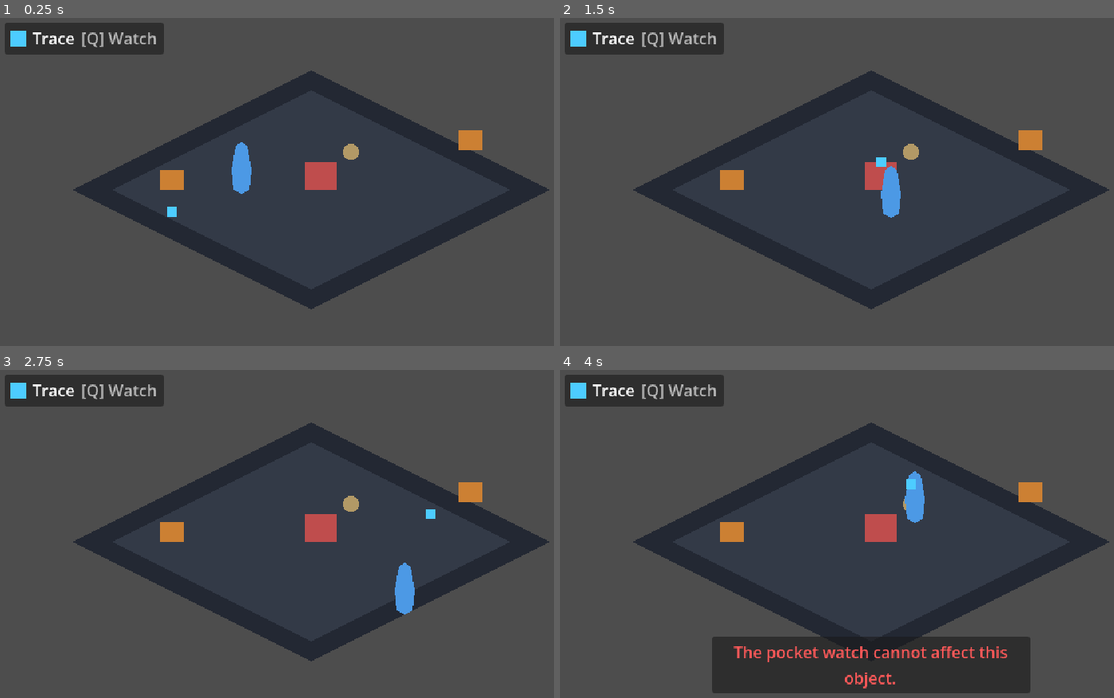
Above: before the commit, frames 1-4 (two rows, left to right).
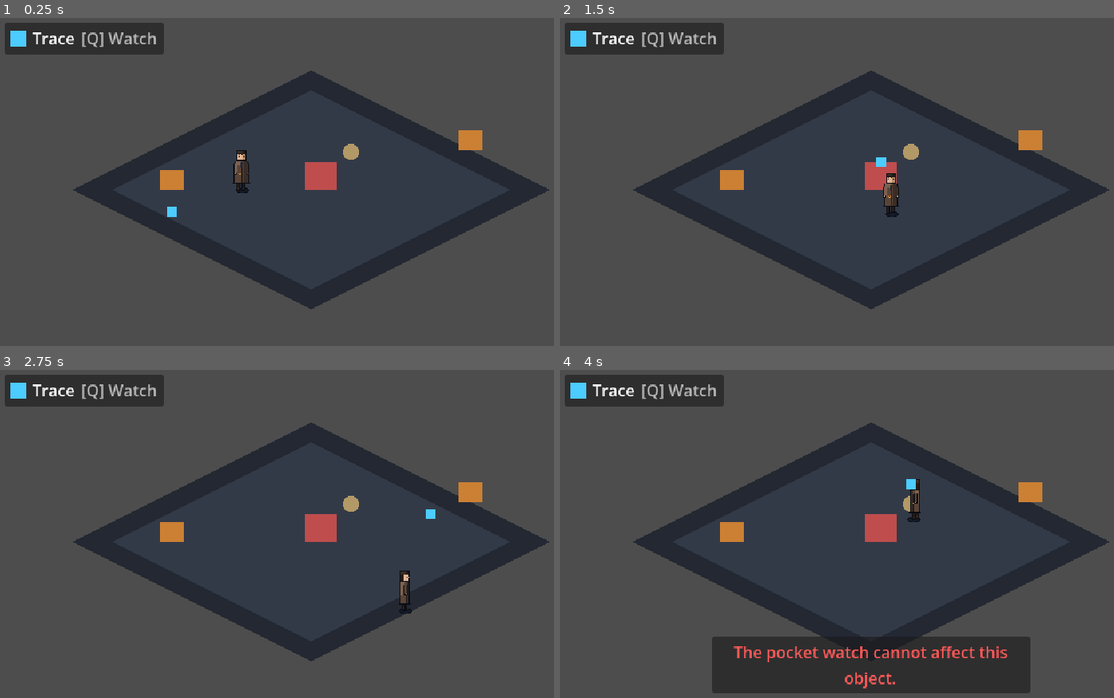
Above: after the commit, the same moments.

Repository: Zeeynrs/the-last-frame
Game: Godot game, scene res://scenes/test/TemporalTestRoom.tscn
The game is run twice, just before and just after one commit, with the same random seed, the same clock (stepped at 60 frames per second) and the same inputs. This scene is started directly instead of the project's main scene.
Inputs (mouse positions are in pixels of both pictures, inside the frame that each line leads up to):
- Up to frame 1 (0.25 s): no input
- Up to frame 2 (1.5 s): tap Enter at 0.5 s; move the mouse to (1008, 172) at 0.52 s; hold D (move_right) 0.53-1.28 s; tap Mouse wheel down (ability_next) at 0.6 s; click (1008, 172) at 0.67 s; tap Space at 0.77 s; move the mouse to (742, 208) at 1.27 s; hold S (move_down) from 1.28 s (still down); tap Mouse wheel up (ability_prev) at 1.35 s
- Up to frame 3 (2.75 s): tap Space at 1.52 s; move the mouse to (376, 461) at 2.02 s; release S (move_down) at 2.03 s; hold D (move_right) from 2.03 s (still down); click (376, 461) at 2.1 s
- Up to frame 4 (4 s): move the mouse to (837, 612) at 2.77 s; release D (move_right) at 2.78 s; hold W (move_up) 2.78-3.53 s; tap E (interact) at 2.85 s; click (837, 612) at 2.92 s; tap Space at 3.02, 3.77 s; move the mouse to (1064, 596) at 3.52 s; hold A (move_left) from 3.53 s (still down); tap J (journal) at 3.6 s

The runs differ from the first frame. In frame 1, 0.4% of the frame differs, in the area x 41-46%, y 37-54%; in frame 2, 0.4%; in frame 3, 0.4%; in frame 4, 0.4%.

Commit message:
feat(player): Elias sprite sheet 8-directional idle and walk animations

Diff:
--- a/scenes/player/Player.tscn
+++ b/scenes/player/Player.tscn
@@ -1,7 +1,8 @@
-[gd_scene format=3]
+[gd_scene load_steps=6 format=3]
 
 [ext_resource type="Script" path="res://scripts/player/player.gd" id="1_player"]
 [ext_resource type="Script" path="res://scripts/player/pocket_watch.gd" id="2_watch"]
+[ext_resource type="SpriteFrames" path="res://scenes/player/elias_sprite_frames.tres" id="3_frames"]
 
 [sub_resource type="CapsuleShape2D" id="CapsuleShape2D_body"]
 radius = 6.0
@@ -15,9 +16,10 @@
 collision_mask = 1
 script = ExtResource("1_player")
 
-[node name="Visual" type="Polygon2D" parent="."]
-color = Color(0.3, 0.6, 0.9, 1)
-polygon = PackedVector2Array(-8, 0, -10, -20, -6, -44, 0, -48, 6, -44, 10, -20, 8, 0, 0, 4)
+[node name="Sprite" type="AnimatedSprite2D" parent="."]
+position = Vector2(0, -20)
+sprite_frames = ExtResource("3_frames")
+animation = &"idle_s"
 
 [node name="CollisionShape2D" type="CollisionShape2D" parent="."]
 position = Vector2(0, -4)
--- /dev/null
+++ b/scenes/player/elias_sprite_frames.tres
@@ -0,0 +1,646 @@
+[gd_resource type="SpriteFrames" format=3]
+
+[ext_resource type="Texture2D" path="res://assets/characters/ch01/ch01_char_elias_base_sheet.png" id="1_m1gl4"]
+
+[sub_resource type="AtlasTexture" id="AtlasTexture_jjfcc"]
+atlas = ExtResource("1_m1gl4")
+region = Rect2(640, 0, 32, 48)
+
+[sub_resource type="AtlasTexture" id="AtlasTexture_shkh1"]
+atlas = ExtResource("1_m1gl4")
+region = Rect2(672, 0, 32, 48)
+
+[sub_resource type="AtlasTexture" id="AtlasTexture_rxa4n"]
+atlas = ExtResource("1_m1gl4")
+region = Rect2(704, 0, 32, 48)
+
+[sub_resource type="AtlasTexture" id="AtlasTexture_k5hh3"]
+atlas = ExtResource("1_m1gl4")
+region = Rect2(736, 0, 32, 48)
+
+[sub_resource type="AtlasTexture" id="AtlasTexture_pev24"]
+atlas = ExtResource("1_m1gl4")
+region = Rect2(1280, 0, 32, 48)
+
+[sub_resource type="AtlasTexture" id="AtlasTexture_dtohl"]
+atlas = ExtResource("1_m1gl4")
+region = Rect2(1312, 0, 32, 48)
+
+[sub_resource type="AtlasTexture" id="AtlasTexture_px7ea"]
+atlas = ExtResource("1_m1gl4")
+region = Rect2(1344, 0, 32, 48)
+
+[sub_resource type="AtlasTexture" id="AtlasTexture_j8bly"]
+atlas = ExtResource("1_m1gl4")
+region = Rect2(1376, 0, 32, 48)
+
+[sub_resource type="AtlasTexture" id="AtlasTexture_7stec"]
+atlas = ExtResource("1_m1gl4")
+region = Rect2(960, 0, 32, 48)
+
+[sub_resource type="AtlasTexture" id="AtlasTexture_y6qr0"]
+atlas = ExtResource("1_m1gl4")
+region = Rect2(992, 0, 32, 48)
+
+[sub_resource type="AtlasTexture" id="AtlasTexture_0r387"]
+atlas = ExtResource("1_m1gl4")
+region = Rect2(1024, 0, 32, 48)
+
+[sub_resource type="AtlasTexture" id="AtlasTexture_4p4s1"]
+atlas = ExtResource("1_m1gl4")
+region = Rect2(1056, 0, 32, 48)
+
+[sub_resource type="AtlasTexture" id="AtlasTexture_43ay1"]
+atlas = ExtResource("1_m1gl4")
+region = Rect2(1600, 0, 32, 48)
+
+[sub_resource type="AtlasTexture" id="AtlasTexture_48hyj"]
+atlas = ExtResource("1_m1gl4")
+region = Rect2(1632, 0, 32, 48)
+
+[sub_resource type="AtlasTexture" id="AtlasTexture_hask3"]
+atlas = ExtResource("1_m1gl4")
+region = Rect2(1664, 0, 32, 48)
+
+[sub_resource type="AtlasTexture" id="AtlasTexture_6sw2m"]
+atlas = ExtResource("1_m1gl4")
+region = Rect2(1696, 0, 32, 48)
+
+[sub_resource type="AtlasTexture" id="AtlasTexture_jldw3"]
+atlas = ExtResource("1_m1gl4")
+region = Rect2(0, 0, 32, 48)
+
+[sub_resource type="AtlasTexture" id="AtlasTexture_iyadp"]
+atlas = ExtResource("1_m1gl4")
+region = Rect2(32, 0, 32, 48)
+
+[sub_resource type="AtlasTexture" id="AtlasTexture_r00q8"]
+atlas = ExtResource("1_m1gl4")
+region = Rect2(64, 0, 32, 48)
+
+[sub_resource type="AtlasTexture" id="AtlasTexture_eee3v"]
+atlas = ExtResource("1_m1gl4")
+region = Rect2(96, 0, 32, 48)
+
+[sub_resource type="AtlasTexture" id="AtlasTexture_wqb1c"]
+atlas = ExtResource("1_m1gl4")
+region = Rect2(320, 0, 32, 48)
+
+[sub_resource type="AtlasTexture" id="AtlasTexture_s7hs8"]
+atlas = ExtResource("1_m1gl4")
+region = Rect2(352, 0, 32, 48)
+
+[sub_resource type="AtlasTexture" id="AtlasTexture_23tqb"]
+atlas = ExtResource("1_m1gl4")
+region = Rect2(384, 0, 32, 48)
+
+[sub_resource type="AtlasTexture" id="AtlasTexture_s3tmp"]
+atlas = ExtResource("1_m1gl4")
+region = Rect2(416, 0, 32, 48)
+
+[sub_resource type="AtlasTexture" id="AtlasTexture_6ngx4"]
+atlas = ExtResource("1_m1gl4")
+region = Rect2(2240, 0, 32, 48)
+
+[sub_resource type="AtlasTexture" id="AtlasTexture_cs8wy"]
+atlas = ExtResource("1_m1gl4")
+region = Rect2(2272, 0, 32, 48)
+
+[sub_resource type="AtlasTexture" id="AtlasTexture_bj8t8"]
+atlas = ExtResource("1_m1gl4")
+region = Rect2(2304, 0, 32, 48)
+
+[sub_resource type="AtlasTexture" id="AtlasTexture_8i0ky"]
+atlas = ExtResource("1_m1gl4")
+region = Rect2(2336, 0, 32, 48)
+
+[sub_resource type="AtlasTexture" id="AtlasTexture_otkfc"]
+atlas = ExtResource("1_m1gl4")
+region = Rect2(1920, 0, 32, 48)
+
+[sub_resource type="AtlasTexture" id="AtlasTexture_553cu"]
+atlas = ExtResource("1_m1gl4")
+region = Rect2(1952, 0, 32, 48)
+
+[sub_resource type="AtlasTexture" id="AtlasTexture_ejtes"]
+atlas = ExtResource("1_m1gl4")
+region = Rect2(1984, 0, 32, 48)
+
+[sub_resource type="AtlasTexture" id="AtlasTexture_d4stu"]
+atlas = ExtResource("1_m1gl4")
+region = Rect2(2016, 0, 32, 48)
+
+[sub_resource type="AtlasTexture" id="AtlasTexture_q1r6k"]
+atlas = ExtResource("1_m1gl4")
+region = Rect2(768, 0, 32, 48)
+
+[sub_resource type="AtlasTexture" id="AtlasTexture_lt13e"]
+atlas = ExtResource("1_m1gl4")
+region = Rect2(800, 0, 32, 48)
+
+[sub_resource type="AtlasTexture" id="AtlasTexture_fklpw"]
+atlas = ExtResource("1_m1gl4")
+region = Rect2(832, 0, 32, 48)
+
+[sub_resource type="AtlasTexture" id="AtlasTexture_sg1oj"]
+atlas = ExtResource("1_m1gl4")
+region = Rect2(864, 0, 32, 48)
+
+[sub_resource type="AtlasTexture" id="AtlasTexture_l7veb"]
+atlas = ExtResource("1_m1gl4")
+region = Rect2(896, 0, 32, 48)
+
+[sub_resource type="AtlasTexture" id="AtlasTexture_c5qx3"]
+atlas = ExtResource("1_m1gl4")
+region = Rect2(928, 0, 32, 48)
+
+[sub_resource type="AtlasTexture" id="AtlasTexture_k22fn"]
+atlas = ExtResource("1_m1gl4")
+region = Rect2(1408, 0, 32, 48)
+
+[sub_resource type="AtlasTexture" id="AtlasTexture_3f31s"]
+atlas = ExtResource("1_m1gl4")
+region = Rect2(1440, 0, 32, 48)
+
+[sub_resource type="AtlasTexture" id="AtlasTexture_v5ukg"]
+atlas = ExtResource("1_m1gl4")
+region = Rect2(1472, 0, 32, 48)
+
+[sub_resource type="AtlasTexture" id="AtlasTexture_c84or"]
+atlas = ExtResource("1_m1gl4")
+region = Rect2(1504, 0, 32, 48)
+
+[sub_resource type="AtlasTexture" id="AtlasTexture_oq0jw"]
+atlas = ExtResource("1_m1gl4")
+region = Rect2(1536, 0, 32, 48)
+
+[sub_resource type="AtlasTexture" id="AtlasTexture_31jod"]
+atlas = ExtResource("1_m1gl4")
+region = Rect2(1568, 0, 32, 48)
+
+[sub_resource type="AtlasTexture" id="AtlasTexture_qy4u2"]
+atlas = ExtResource("1_m1gl4")
+region = Rect2(1088, 0, 32, 48)
+
+[sub_resource type="AtlasTexture" id="AtlasTexture_dyjbw"]
+atlas = ExtResource("1_m1gl4")
+region = Rect2(1120, 0, 32, 48)
+
+[sub_resource type="AtlasTexture" id="AtlasTexture_fjw76"]
+atlas = ExtResource("1_m1gl4")
+region = Rect2(1152, 0, 32, 48)
+
+[sub_resource type="AtlasTexture" id="AtlasTexture_0w6ji"]
+atlas = ExtResource("1_m1gl4")
+region = Rect2(1184, 0, 32, 48)
+
+[sub_resource type="AtlasTexture" id="AtlasTexture_7crav"]
+atlas = ExtResource("1_m1gl4")
+region = Rect2(1216, 0, 32, 48)
+
+[sub_resource type="AtlasTexture" id="AtlasTexture_r5tgd"]
+atlas = ExtResource("1_m1gl4")
+region = Rect2(1248, 0, 32, 48)
+
+[sub_resource type="AtlasTexture" id="AtlasTexture_kyjo4"]
+atlas = ExtResource("1_m1gl4")
+region = Rect2(1728, 0, 32, 48)
+
+[sub_resource type="AtlasTexture" id="AtlasTexture_xktnv"]
+atlas = ExtResource("1_m1gl4")
+region = Rect2(1760, 0, 32, 48)
+
+[sub_resource type="AtlasTexture" id="AtlasTexture_ju5t6"]
+atlas = ExtResource("1_m1gl4")
+region = Rect2(1792, 0, 32, 48)
+
+[sub_resource type="AtlasTexture" id="AtlasTexture_c12yn"]
+atlas = ExtResource("1_m1gl4")
+region = Rect2(1824, 0, 32, 48)
+
+[sub_resource type="AtlasTexture" id="AtlasTexture_twr3d"]
+atlas = ExtResource("1_m1gl4")
+region = Rect2(1856, 0, 32, 48)
+
+[sub_resource type="AtlasTexture" id="AtlasTexture_cp0de"]
+atlas = ExtResource("1_m1gl4")
+region = Rect2(1888, 0, 32, 48)
+
+[sub_resource type="AtlasTexture" id="AtlasTexture_fm5u6"]
+atlas = ExtResource("1_m1gl4")
+region = Rect2(128, 0, 32, 48)
+
+[sub_resource type="AtlasTexture" id="AtlasTexture_dbfa6"]
+atlas = ExtResource("1_m1gl4")
+region = Rect2(160, 0, 32, 48)
+
+[sub_resource type="AtlasTexture" id="AtlasTexture_f5w57"]
+atlas = ExtResource("1_m1gl4")
+region = Rect2(192, 0, 32, 48)
+
+[sub_resource type="AtlasTexture" id="AtlasTexture_pqjcy"]
+atlas = ExtResource("1_m1gl4")
+region = Rect2(224, 0, 32, 48)
+
+[sub_resource type="AtlasTexture" id="AtlasTexture_87oj4"]
+atlas = ExtResource("1_m1gl4")
+region = Rect2(256, 0, 32, 48)
+
+[sub_resource type="AtlasTexture" id="AtlasTexture_cr2gv"]
+atlas = ExtResource("1_m1gl4")
+region = Rect2(288, 0, 32, 48)
+
+[sub_resource type="AtlasTexture" id="AtlasTexture_ht24m"]
+atlas = ExtResource("1_m1gl4")
+region = Rect2(448, 0, 32, 48)
+
+[sub_resource type="AtlasTexture" id="AtlasTexture_vb1ir"]
+atlas = ExtResource("1_m1gl4")
+region = Rect2(480, 0, 32, 48)
+
+[sub_resource type="AtlasTexture" id="AtlasTexture_gy0ms"]
+atlas = ExtResource("1_m1gl4")
+region = Rect2(512, 0, 32, 48)
+
+[sub_resource type="AtlasTexture" id="AtlasTexture_yendw"]
+atlas = ExtResource("1_m1gl4")
+region = Rect2(544, 0, 32, 48)
+
+[sub_resource type="AtlasTexture" id="AtlasTexture_72ndd"]
+atlas = ExtResource("1_m1gl4")
+region = Rect2(576, 0, 32, 48)
+
+[sub_resource type="AtlasTexture" id="AtlasTexture_1jye8"]
+atlas = ExtResource("1_m1gl4")
+region = Rect2(608, 0, 32, 48)
+
+[sub_resource type="AtlasTexture" id="AtlasTexture_6t4s4"]
+atlas = ExtResource("1_m1gl4")
+region = Rect2(2368, 0, 32, 48)
+
+[sub_resource type="AtlasTexture" id="AtlasTexture_5ff5m"]
+atlas = ExtResource("1_m1gl4")
+region = Rect2(2400, 0, 32, 48)
+
+[sub_resource type="AtlasTexture" id="AtlasTexture_m7yiu"]
+atlas = ExtResource("1_m1gl4")
+region = Rect2(2432, 0, 32, 48)
+
+[sub_resource type="AtlasTexture" id="AtlasTexture_tb8p5"]
+atlas = ExtResource("1_m1gl4")
+region = Rect2(2464, 0, 32, 48)
+
+[sub_resource type="AtlasTexture" id="AtlasTexture_dusni"]
+atlas = ExtResource("1_m1gl4")
+region = Rect2(2496, 0, 32, 48)
+
+[sub_resource type="AtlasTexture" id="AtlasTexture_t1hd4"]
+atlas = ExtResource("1_m1gl4")
+region = Rect2(2528, 0, 32, 48)
+
+[sub_resource type="AtlasTexture" id="AtlasTexture_cimyl"]
+atlas = ExtResource("1_m1gl4")
+region = Rect2(2048, 0, 32, 48)
+
+[sub_resource type="AtlasTexture" id="AtlasTexture_cqh47"]
+atlas = ExtResource("1_m1gl4")
+region = Rect2(2080, 0, 32, 48)
+
+[sub_resource type="AtlasTexture" id="AtlasTexture_jfuwa"]
+atlas = ExtResource("1_m1gl4")
+region = Rect2(2112, 0, 32, 48)
+
+[sub_resource type="AtlasTexture" id="AtlasTexture_rivff"]
+atlas = ExtResource("1_m1gl4")
+region = Rect2(2144, 0, 32, 48)
+
+[sub_resource type="AtlasTexture" id="AtlasTexture_c7dkx"]
+atlas = ExtResource("1_m1gl4")
+region = Rect2(2176, 0, 32, 48)
+
+[sub_resource type="AtlasTexture" id="AtlasTexture_a64dy"]
+atlas = ExtResource("1_m1gl4")
+region = Rect2(2208, 0, 32, 48)
+
+[resource]
+animations = [{
+"frames": [{
+"duration": 1.0,
+"texture": SubResource("AtlasTexture_jjfcc")
+}, {
+"duration": 1.0,
+"texture": SubResource("AtlasTexture_shkh1")
+}, {
+"duration": 1.0,
+"texture": SubResource("AtlasTexture_rxa4n")
+}, {
+"duration": 1.0,
+"texture": SubResource("AtlasTexture_k5hh3")
+}],
+"loop": 1,
+"name": &"idle_e",
+"speed": 8.0
+}, {
+"frames": [{
+"duration": 1.0,
+"texture": SubResource("AtlasTexture_pev24")
+}, {
+"duration": 1.0,
+"texture": SubResource("AtlasTexture_dtohl")
+}, {
+"duration": 1.0,
+"texture": SubResource("AtlasTexture_px7ea")
+}, {
+"duration": 1.0,
+"texture": SubResource("AtlasTexture_j8bly")
+}],
+"loop": 1,
+"name": &"idle_n",
+"speed": 8.0
+}, {
+"frames": [{
+"duration": 1.0,
+"texture": SubResource("AtlasTexture_7stec")
+}, {
+"duration": 1.0,
+"texture": SubResource("AtlasTexture_y6qr0")
+}, {
+"duration": 1.0,
+"texture": SubResource("AtlasTexture_0r387")
+}, {
+"duration": 1.0,
+"texture": SubResource("AtlasTexture_4p4s1")
+}],
+"loop": 1,
+"name": &"idle_ne",
+"speed": 8.0
+}, {
+"frames": [{
+"duration": 1.0,
+"texture": SubResource("AtlasTexture_43ay1")
+}, {
+"duration": 1.0,
+"texture": SubResource("AtlasTexture_48hyj")
+}, {
+"duration": 1.0,
+"texture": SubResource("AtlasTexture_hask3")
+}, {
+"duration": 1.0,
+"texture": SubResource("AtlasTexture_6sw2m")
+}],
+"loop": 1,
+"name": &"idle_nw",
+"speed": 8.0
+}, {
+"frames": [{
+"duration": 1.0,
+"texture": SubResource("AtlasTexture_jldw3")
+}, {
+"duration": 1.0,
+"texture": SubResource("AtlasTexture_iyadp")
+}, {
+"duration": 1.0,
+"texture": SubResource("AtlasTexture_r00q8")
+}, {
+"duration": 1.0,
+"texture": SubResource("AtlasTexture_eee3v")
+}],
+"loop": 1,
+"name": &"idle_s",
+"speed": 8.0
+}, {
+"frames": [{
+"duration": 1.0,
+"texture": SubResource("AtlasTexture_wqb1c")
+}, {
+"duration": 1.0,
+"texture": SubResource("AtlasTexture_s7hs8")
+}, {
+"duration": 1.0,
+"texture": SubResource("AtlasTexture_23tqb")
+}, {
+"duration": 1.0,
+"texture": SubResource("AtlasTexture_s3tmp")
+}],
+"loop": 1,
+"name": &"idle_se",
+"speed": 8.0
+}, {
+"frames": [{
+"duration": 1.0,
+"texture": SubResource("AtlasTexture_6ngx4")
+}, {
+"duration": 1.0,
+"texture": SubResource("AtlasTexture_cs8wy")
+}, {
+"duration": 1.0,
+"texture": SubResource("AtlasTexture_bj8t8")
+}, {
+"duration": 1.0,
+"texture": SubResource("AtlasTexture_8i0ky")
+}],
+"loop": 1,
+"name": &"idle_sw",
+"speed": 8.0
+}, {
+"frames": [{
+"duration": 1.0,
+"texture": SubResource("AtlasTexture_otkfc")
+}, {
+"duration": 1.0,
+"texture": SubResource("AtlasTexture_553cu")
+}, {
+"duration": 1.0,
+"texture": SubResource("AtlasTexture_ejtes")
+}, {
+"duration": 1.0,
+"texture": SubResource("AtlasTexture_d4stu")
+}],
+"loop": 1,
+"name": &"idle_w",
+"speed": 8.0
+}, {
+"frames": [{
+"duration": 1.0,
+"texture": SubResource("AtlasTexture_q1r6k")
+}, {
+"duration": 1.0,
+"texture": SubResource("AtlasTexture_lt13e")
+}, {
+"duration": 1.0,
+"texture": SubResource("AtlasTexture_fklpw")
+}, {
+"duration": 1.0,
+"texture": SubResource("AtlasTexture_sg1oj")
+}, {
+"duration": 1.0,
+"texture": SubResource("AtlasTexture_l7veb")
+}, {
+"duration": 1.0,
+"texture": SubResource("AtlasTexture_c5qx3")
+}],
+"loop": 1,
+"name": &"walk_e",
+"speed": 10.0
+}, {
+"frames": [{
+"duration": 1.0,
+"texture": SubResource("AtlasTexture_k22fn")
+}, {
+"duration": 1.0,
+"texture": SubResource("AtlasTexture_3f31s")
+}, {
+"duration": 1.0,
+"texture": SubResource("AtlasTexture_v5ukg")
+}, {
+"duration": 1.0,
+"texture": SubResource("AtlasTexture_c84or")
+}, {
+"duration": 1.0,
+"texture": SubResource("AtlasTexture_oq0jw")
+}, {
+"duration": 1.0,
+"texture": SubResource("AtlasTexture_31jod")
+}],
+"loop": 1,
+"name": &"walk_n",
+"speed": 10.0
+}, {
+"frames": [{
+"duration": 1.0,
+"texture": SubResource("AtlasTexture_qy4u2")
+}, {
+"duration": 1.0,
+"texture": SubResource("AtlasTexture_dyjbw")
+}, {
+"duration": 1.0,
+"texture": SubResource("AtlasTexture_fjw76")
+}, {
+"duration": 1.0,
+"texture": SubResource("AtlasTexture_0w6ji")
+}, {
+"duration": 1.0,
+"texture": SubResource("AtlasTexture_7crav")
+}, {
+"duration": 1.0,
+"texture": SubResource("AtlasTexture_r5tgd")
+}],
+"loop": 1,
+"name": &"walk_ne",
+"speed": 10.0
+}, {
+"frames": [{
+"duration": 1.0,
+"texture": SubResource("AtlasTexture_kyjo4")
+}, {
+"duration": 1.0,
+"texture": SubResource("AtlasTexture_xktnv")
+}, {
+"duration": 1.0,
+"texture": SubResource("AtlasTexture_ju5t6")
+}, {
+"duration": 1.0,
+"texture": SubResource("AtlasTexture_c12yn")
+}, {
+"duration": 1.0,
+"texture": SubResource("AtlasTexture_twr3d")
+}, {
+"duration": 1.0,
+"texture": SubResource("AtlasTexture_cp0de")
+}],
+"loop": 1,
+"name": &"walk_nw",
+"speed": 10.0
+}, {
+"frames": [{
+"duration": 1.0,
+"texture": SubResource("AtlasTexture_fm5u6")
+}, {
+"duration": 1.0,
+"texture": SubResource("AtlasTexture_dbfa6")
+}, {
+"duration": 1.0,
+"texture": SubResource("AtlasTexture_f5w57")
+}, {
+"duration": 1.0,
+"texture": SubResource("AtlasTexture_pqjcy")
+}, {
+"duration": 1.0,
+"texture": SubResource("AtlasTexture_87oj4")
+}, {
+"duration": 1.0,
+"texture": SubResource("AtlasTexture_cr2gv")
+}],
+"loop": 1,
+"name": &"walk_s",
+"speed": 10.0
+}, {
+"frames": [{
+"duration": 1.0,
+"texture": SubResource("AtlasTexture_ht24m")
+}, {
+"duration": 1.0,
+"texture": SubResource("AtlasTexture_vb1ir")
+}, {
+"duration": 1.0,
+"texture": SubResource("AtlasTexture_gy0ms")
+}, {
+"duration": 1.0,
+"texture": SubResource("AtlasTexture_yendw")
+}, {
+"duration": 1.0,
+"texture": SubResource("AtlasTexture_72ndd")
+}, {
+"duration": 1.0,
+"texture": SubResource("AtlasTexture_1jye8")
+}],
+"loop": 1,
+"name": &"walk_se",
+"speed": 10.0
+}, {
+"frames": [{
+"duration": 1.0,
+"texture": SubResource("AtlasTexture_6t4s4")
+}, {
+"duration": 1.0,
+"texture": SubResource("AtlasTexture_5ff5m")
+}, {
+"duration": 1.0,
+"texture": SubResource("AtlasTexture_m7yiu")
+}, {
+"duration": 1.0,
+"texture": SubResource("AtlasTexture_tb8p5")
+}, {
+"duration": 1.0,
+"texture": SubResource("AtlasTexture_dusni")
+}, {
+"duration": 1.0,
+"texture": SubResource("AtlasTexture_t1hd4")
+}],
+"loop": 1,
+"name": &"walk_sw",
+"speed": 10.0
+}, {
+"frames": [{
+"duration": 1.0,
+"texture": SubResource("AtlasTexture_cimyl")
+}, {
+"duration": 1.0,
+"texture": SubResource("AtlasTexture_cqh47")
+}, {
+"duration": 1.0,
+"texture": SubResource("AtlasTexture_jfuwa")
+}, {
+"duration": 1.0,
+"texture": SubResource("AtlasTexture_rivff")
+}, {
+"duration": 1.0,
+"texture": SubResource("AtlasTexture_c7dkx")
+}, {
+"duration": 1.0,
+"texture": SubResource("AtlasTexture_a64dy")
+}],
+"loop": 1,
+"name": &"walk_w",
+"speed": 10.0
+}]
--- a/scripts/player/player.gd
+++ b/scripts/player/player.gd
@@ -11,8 +11,10 @@
 @onready var interaction_detector: Area2D = get_node_or_null("InteractionDetector")
 @onready var collision_shape: CollisionShape2D = get_node_or_null("CollisionShape2D")
 @onready var pocket_watch: PocketWatch = get_node_or_null("PocketWatch")
+@onready var sprite: AnimatedSprite2D = get_node_or_null("Sprite")
 
 var hud: HUD = null
+var facing_direction: String = "s"
 
 var _candidates: Array[Interactable] = []
 var current_target: Interactable = null
@@ -60,6 +62,48 @@
 	var move_dir = compute_movement_vector(raw_input)
 	velocity = move_dir * walk_speed
 	move_and_slide()
+	_update_animation(move_dir)
+
+
+func _update_animation(move_dir: Vector2) -> void:
+	if sprite == null:
+		sprite = get_node_or_null("Sprite") as AnimatedSprite2D
+	if sprite == null or sprite.sprite_frames == null:
+		return
+
+	var is_moving = move_dir.length_squared() > 0.01
+	if is_moving:
+		facing_direction = direction_tag_from_vector(move_dir)
+		var anim = &"walk_" + facing_direction
+		if sprite.animation != anim or not sprite.is_playing():
+			sprite.play(anim)
+	else:
+		var anim = &"idle_" + facing_direction
+		if sprite.animation != anim or not sprite.is_playing():
+			sprite.play(anim)
+
+
+static func direction_tag_from_vector(v: Vector2) -> String:
+	if v.length_squared() < 0.01:
+		return "s"
+	var sign_x = sign(v.x) if abs(v.x) > 0.3 else 0.0
+	var sign_y = sign(v.y) if abs(v.y) > 0.3 else 0.0
+	if sign_x > 0.0 and sign_y > 0.0:
+		return "se"
+	elif sign_x > 0.0 and sign_y < 0.0:
+		return "ne"
+	elif sign_x < 0.0 and sign_y > 0.0:
+		return "sw"
+	elif sign_x < 0.0 and sign_y < 0.0:
+		return "nw"
+	elif sign_x > 0.0:
+		return "e"
+	elif sign_x < 0.0:
+		return "w"
+	elif sign_y < 0.0:
+		return "n"
+	else:
+		return "s"
 
 
 ## Maps screen-relative input into 8 directions with 2:1 isometric diagonal ratio.
